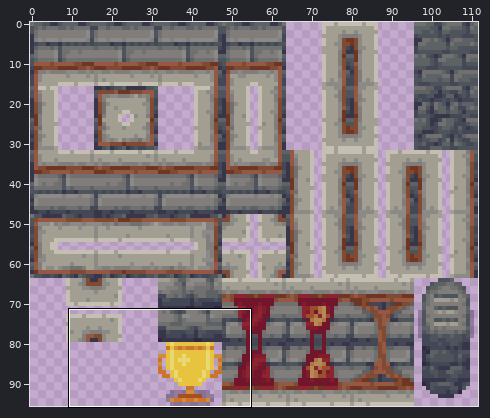
Pixel-art file, stored at assets/image/tileset/tower_tiles.aseprite. Above: a wide view before the commit, with the close-up outlined.
Close-up. Before:
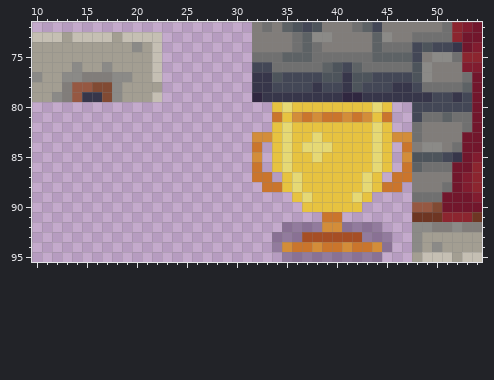
112x96 pixels, 1 frame. Shown: x 10..54, y 72..95.
And afterwards:
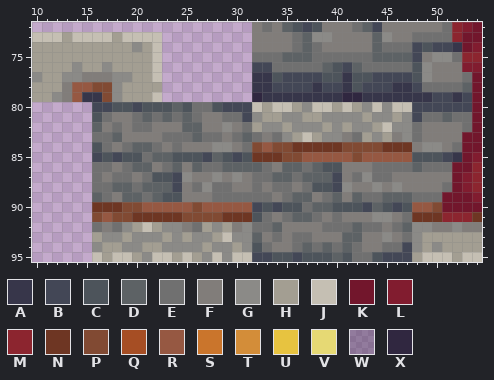
Palette (. is transparent): A #37364a  B #434756  C #4d545b  D #5d6265  E #707070  F #817d7a  G #8b8a87  H #a39e92  J #c5bfb3  K #72162c  L #811c2f  M #8c252f  N #6e3623  P #814a33  Q #a64e24  R #965842  S #ca752c  T #d38d39  U #e7c340  V #e6d974  W #26133550  X #302740
Change:
Changed rows in their new state; - is an unchanged pixel.
first column x 16:
80 BBCCBCCCDCEECBBBJHJJHGJJHJHGJGJJ
81 CEFFEDEDEDEFFEEBGHHGGHHGGGGHGGHG
82 DFEFEEFFFDDFFGFEHGGHGGGHGHGGHJGG
83 EEDFFFFEEEDEEFEDEFEGHJHGGFEHGHFG
84 CEFEDDEFEFFFGGFEPRPPNNNNNPPPPNNN
85 BCBCCEDDCCCBDCBCNNNPPRRRRRPRRRRR
86 EEFEDDFEDFDEEDDDDEFDDEDCCFFFEEEE
87 EFEEFECCBGFFGFGFEEDDEDDDBFEGEEFF
88 EEDDEDDDBFEGEEFFEFEEFECCBGFFGFGF
89 DEFDDEDCCFFFEEEEEEFEDDFEDFDEEDDD
90 NNNPPRRRRRPRRRRRBCBCCEDDCCCBDCBC
91 PRPPNNNNNPPPPNNNCEFEDDEFEFFFGGFE
92 EFEGHJHGGFEHGHFGEEDFFFFEEEDEEFED
93 HGGHGGGHGHGGHJGGDFEFEEFFFDDFFGFE
94 GHHGGHHGGGGHGGHGCEFFEDEDEDEFFEEB
95 JHJJHGJJHJHGJGJJBBCCBCCCDCEECBBB
